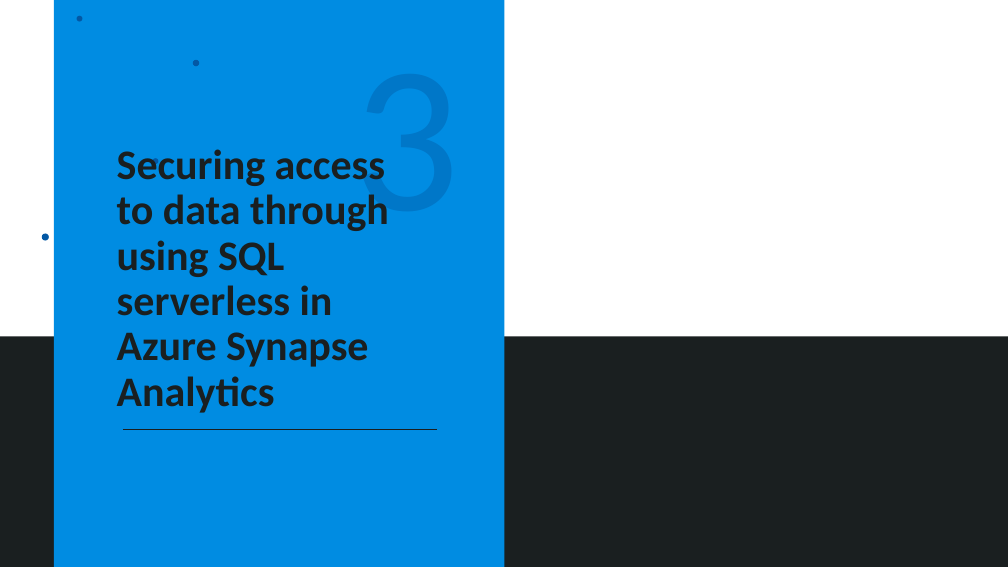
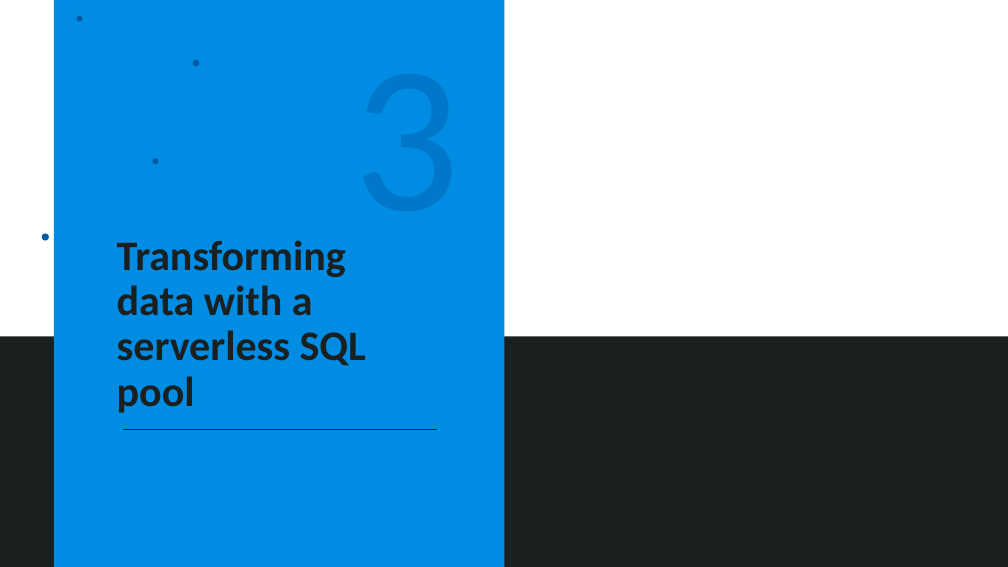
Before and after one commit to solliancenet/azure-data-engineering-conference-workshop-students, a slide deck: slide 20 of 03-Run Interactive queries using Azure Synapse Serverless.pptx (slide 12 before the commit). Drawn at 1008x567 pixels with LibreOffice and Linux fonts; fonts in the diff are those of the drawing; background and template pictures are left out. Boxes give left, top, right and bottom in pixels: in the first picture for what was removed or moved away, otherwise in the second. Text is boxed around its words. In the diff, an @@ line names an element or a change of style, - is before the commit and + after.

Commit message:
Deck updates

```diff
--- a/03-Run Interactive queries using Azure Synapse Serverless.pptx
+++ b/03-Run Interactive queries using Azure Synapse Serverless.pptx
@@ title at (117,240,366,413): text changed @@
-Securing access to data through using SQL serverless in Azure Synapse Analytics
+Transforming data with a serverless SQL pool
```
Also in this commit, not shown: 4 other slides changed, 11 slides added, 5 other files.
